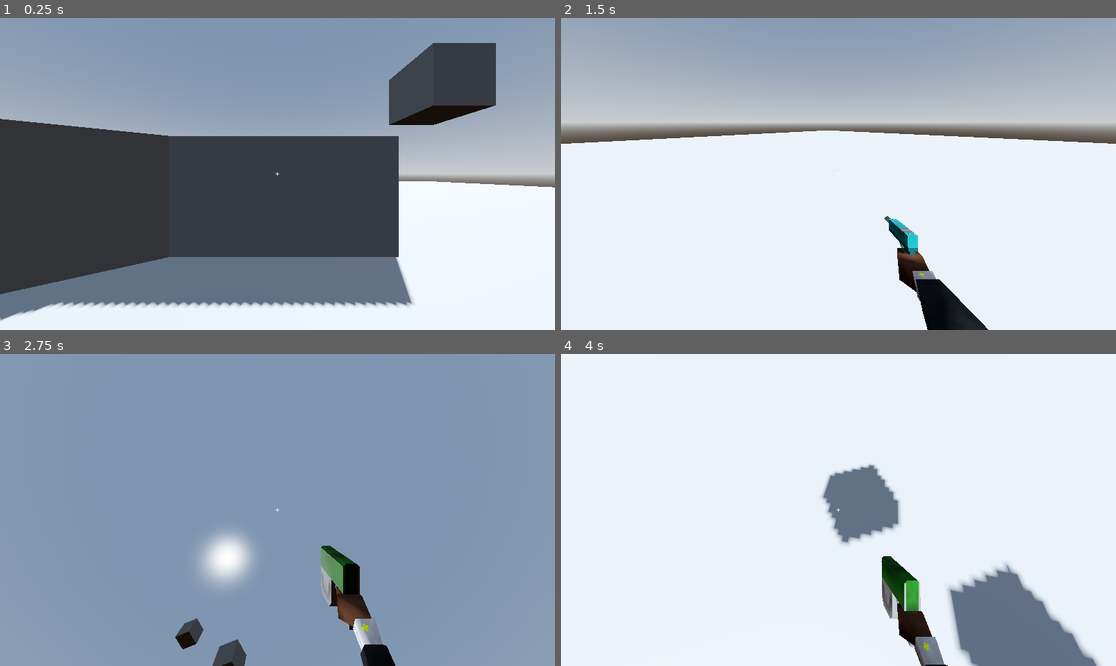
Above: before the commit, frames 1-4 (two rows, left to right).
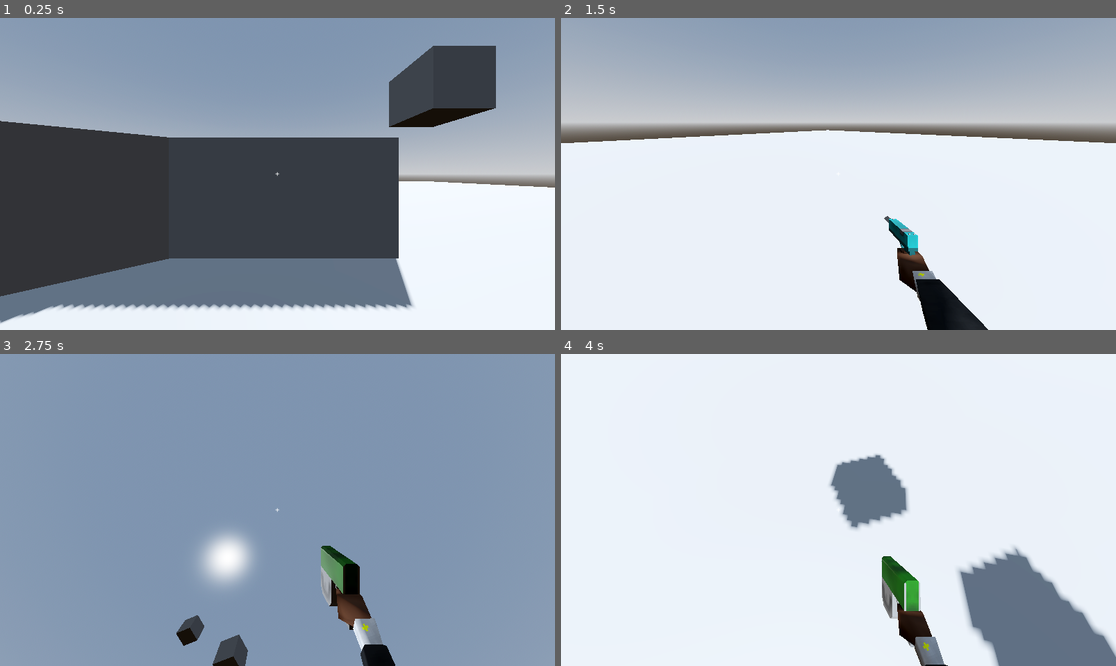
Above: after the commit, the same moments.

Repository: TheoLomeuBraga/kill-the-tower-boss
Game: Godot game, scene res://player/test_level.tscn
The game is run twice, just before and just after one commit, with the same random seed, the same clock (stepped at 60 frames per second) and the same inputs. The project has no main scene, so this scene is started directly.
Inputs (mouse positions are in pixels of both pictures, inside the frame that each line leads up to):
- Up to frame 1 (0.25 s): no input
- Up to frame 2 (1.5 s): move the mouse to (960, 158) at 0.52 s; press the mouse at (960, 158) at 0.53 s; hold D (right) 0.53-1.28 s; tap Space (jump) at 0.77 s; tap 1 (wepon_1) at 0.8, 1.35 s; move the mouse to (727, 189) at 1.27 s; release the mouse at (727, 189) at 1.28 s; hold S (back) from 1.28 s (still down)
- Up to frame 3 (2.75 s): tap Space (jump) at 1.52 s; tap 2 (wepon_2) at 1.55, 2.1 s; move the mouse to (333, 441) at 2.02 s; release S (back) at 2.03 s; hold D (right) from 2.03 s (still down); tap 3 (wepon_3) at 2.3 s
- Up to frame 4 (4 s): move the mouse to (810, 572) at 2.77 s; tap 3 (wepon_3) at 2.85 s; tap Space (jump) at 3.02, 3.77 s; tap 4 (wepon_4) at 3.05, 3.6 s; move the mouse to (1005, 556) at 3.52 s; release D (right) at 3.53 s; hold A (left) from 3.53 s (still down); tap 5 (wepon_5) at 3.8 s

The runs differ from the first frame. In frame 1, 2.3% of the frame differs, in the area x 0-100%, y 8-98%; in frame 2, 0.1%; in frame 3, 0.3%; in frame 4, 5.9%, in the area x 46-100%, y 32-100%.

Commit message:
add test dumy

Diff:
--- /dev/null
+++ b/enemys/test_dumy/test_dumy.gd
@@ -0,0 +1,6 @@
+extends CharacterBody3D
+class_name TestDumy
+
+func recive_damage(damage : int) -> void:
+	$Label3D.text = str(damage)
+	$Label3D.modulate = Color.RED
--- /dev/null
+++ b/enemys/test_dumy/test_dumy.tscn
@@ -0,0 +1,53 @@
+[gd_scene format=3 uid="uid://bm6p8wr7dadkh"]
+
+[ext_resource type="PackedScene" uid="uid://bxswmx2s7odpf" path="res://enemys/test_dumy/test_dumy.glb" id="1_dv2w2"]
+[ext_resource type="Script" uid="uid://u7trxdlheisb" path="res://scripts/stats.gd" id="1_ec0n2"]
+[ext_resource type="Script" uid="uid://0kuh1v4sq7fx" path="res://enemys/test_dumy/test_dumy.gd" id="1_gx2jf"]
+
+[sub_resource type="CapsuleShape3D" id="CapsuleShape3D_ec0n2"]
+radius = 0.23291016
+height = 0.810791
+
+[sub_resource type="CylinderShape3D" id="CylinderShape3D_dv2w2"]
+height = 0.65093994
+radius = 0.06689453
+
+[sub_resource type="CylinderShape3D" id="CylinderShape3D_gx2jf"]
+height = 0.1857605
+radius = 0.52490234
+
+[sub_resource type="SphereShape3D" id="SphereShape3D_7utr6"]
+radius = 0.20344642
+
+[node name="TestDumy" type="CharacterBody3D" unique_id=1462727494]
+script = ExtResource("1_gx2jf")
+
+[node name="test_dumy" parent="." unique_id=409390310 instance=ExtResource("1_dv2w2")]
+transform = Transform3D(1, 0, 0, 0, 1, 0, 0, 0, 1, 0, -1, 0)
+
+[node name="torso_col" type="CollisionShape3D" parent="." unique_id=1537930794]
+transform = Transform3D(1, 0, 0, 0, 1, 0, 0, 0, 1, 0, 0.023814917, 0)
+shape = SubResource("CapsuleShape3D_ec0n2")
+
+[node name="legs_col" type="CollisionShape3D" parent="." unique_id=194644593]
+transform = Transform3D(1, 0, 0, 0, 1, 0, 0, 0, 1, 0, -0.67453, 0)
+shape = SubResource("CylinderShape3D_dv2w2")
+
+[node name="legs_col2" type="CollisionShape3D" parent="." unique_id=1888252745]
+transform = Transform3D(1, 0, 0, 0, 1, 0, 0, 0, 1, 0, -0.99342954, 0)
+shape = SubResource("CylinderShape3D_gx2jf")
+
+[node name="head_col" type="CollisionShape3D" parent="." unique_id=289195537]
+transform = Transform3D(1, 0, 0, 0, 1, 0, 0, 0, 1, 0, 0.6141288, 0)
+shape = SubResource("SphereShape3D_7utr6")
+
+[node name="Label3D" type="Label3D" parent="." unique_id=1592606525]
+transform = Transform3D(1, 0, 0, 0, 1, 0, 0, 0, 1, 0, 1, 0)
+billboard = 1
+text = "hello"
+
+[node name="Stats" type="Node" parent="." unique_id=176740351]
+script = ExtResource("1_ec0n2")
+metadata/_custom_type_script = "uid://u7trxdlheisb"
+
+[connection signal="damaged" from="Stats" to="." method="recive_damage"]
--- a/player/gun_control.gd
+++ b/player/gun_control.gd
@@ -26,7 +26,9 @@
 	else:
 		var projectile : ProjectBehavior = ProjectBehavior.new()
 		add_child(projectile)
-		projectile.global_position = player_model.gun.muzle.global_position
+		#projectile.global_position = player_model.gun.muzle.global_position
+		projectile.global_position = camera.global_position
+		projectile.muzle_position = player_model.gun.muzle.global_position
 		if target_raycast.is_colliding():
 			projectile.look_at(target_raycast.get_collision_point())
 		else:
--- a/player/player.tscn
+++ b/player/player.tscn
@@ -74,6 +74,8 @@
 inventory = Array[ExtResource("3_qjkh3")]([SubResource("Resource_rgyib"), SubResource("Resource_hg6s5")])
 target_raycast = NodePath("../RayCast3D")
 
+[node name="GunSound" type="AudioStreamPlayer" parent="Camera3D/GunControl" unique_id=1343777989]
+
 [node name="HUD" type="Control" parent="." unique_id=627942019]
 layout_mode = 3
 anchors_preset = 15
--- a/player/player_model/player_model.gd
+++ b/player/player_model/player_model.gd
@@ -47,7 +47,7 @@
 		drop_wepon_tween = create_tween()
 		drop_wepon_tween.tween_property(gun_animations, "drop_wepon_estate", 0.0, 0.5)
 
-		await get_tree().create_timer(0.1).timeout
+		await get_tree().process_frame
 		gun.visible = true
 		arms.visible = true
 
--- a/player/test_level.tscn
+++ b/player/test_level.tscn
@@ -1,6 +1,7 @@
 [gd_scene format=3 uid="uid://bnyv171ibdwx3"]
 
 [ext_resource type="PackedScene" uid="uid://cmovbyta1eiev" path="res://player/player.tscn" id="1_o7vyq"]
+[ext_resource type="PackedScene" uid="uid://bm6p8wr7dadkh" path="res://enemys/test_dumy/test_dumy.tscn" id="2_3ala8"]
 
 [sub_resource type="ProceduralSkyMaterial" id="ProceduralSkyMaterial_3ala8"]
 sky_horizon_color = Color(0.66224277, 0.6717428, 0.6867428, 1)
@@ -29,6 +30,9 @@
 
 [node name="WorldEnvironment" type="WorldEnvironment" parent="." unique_id=1713908811]
 environment = SubResource("Environment_b2evb")
+
+[node name="TestDymy" parent="." unique_id=1462727494 instance=ExtResource("2_3ala8")]
+transform = Transform3D(1, 0, 0, 0, 1, 0, 0, 0, 1, -4, 1, 0)
 
 [node name="CSGCombiner3D" type="CSGCombiner3D" parent="." unique_id=910861654]
 use_collision = true
--- a/project.godot
+++ b/project.godot
@@ -113,6 +113,7 @@
 
 [physics]
 
+common/physics_ticks_per_second=80
 3d/physics_engine="Jolt Physics"
 
 [rendering]
--- a/scripts/gun_info.gd
+++ b/scripts/gun_info.gd
@@ -11,3 +11,5 @@
 @export var spread : float = 0.2
 
 @export var projectile_info : ProjectileInfo = ProjectileInfo.new()
+
+@export var shot_sound : AudioStream
--- a/scripts/project_behavior.gd
+++ b/scripts/project_behavior.gd
@@ -9,27 +9,67 @@
 
 var progression : float = 0.0
 
+var muzle_position : Vector3
+
+
 func start() -> void:
+
+
 	model = MeshInstance3D.new()
 	model.mesh = data.mesh
 	add_child(model)
 
+
+
+
+
 	if data.speed < 0.0:
 		pass
 	else:
-		pass
+		shape = ShapeCast3D.new()
+		add_child(shape)
+		shape.shape = SphereShape3D.new()
+		shape.shape.radius = data.radius
+
+		model.global_position = muzle_position
+
+func get_stats_from_node(node : Node) -> Stats:
+
+	for n : Node in node.get_children():
+		if n is Stats:
+			return n
+
+	return null
 
 func check_colision() -> void:
 	if data.speed < 0.0:
 		pass
 	else:
-		pass
+		for i : int in shape.get_collision_count():
+			var stats : Stats = get_stats_from_node(shape.get_collider(i))
+			if stats != null:
+				if data.faction != stats.faction:
+					stats.health -= data.damage
+					queue_free()
+					break
+				else:
+					continue
+			else:
+				queue_free()
 
 func _physics_process(delta: float) -> void:
 	if data.speed < 0.0:
 		pass
 	else:
-		model.position.z -= data.speed * delta
+		shape.position.z -= data.speed * delta
+
+		check_colision()
 
 		if data.range < model.position.length():
 			queue_free()
+
+func _process(delta: float) -> void:
+	if data.speed < 0.0:
+		pass
+	else:
+		model.position = model.position.move_toward(shape.position,delta * data.speed)
--- a/scripts/projectile_info.gd
+++ b/scripts/projectile_info.gd
@@ -1,9 +1,9 @@
 extends Resource
 class_name ProjectileInfo
 
-@export var damage : int = 100
+@export var damage : int = 1
 @export var speed : float = -1
 @export var range : float = 10.0
 @export var faction : GlobalEnums.Faction
 @export var mesh : Mesh
-@export var shape_size : float = 0.1
+@export var radius : float = 0.1
--- a/scripts/stats.gd
+++ b/scripts/stats.gd
@@ -16,12 +16,11 @@
 
 		var new_health : int = clamp(value,0,max_health)
 
-		if new_health > health:
-			damaged.emit(abs(new_health - health))
-		elif new_health < health:
-			healed.emit(abs(new_health - health))
+		if new_health < health:
+			damaged.emit(abs(value - health))
+		elif new_health > health:
+			healed.emit(abs(value - health))
 		if new_health == 0:
 			dead.emit()
 
-
 		health = new_health
Not shown, added: enemys/test_dumy/test_dumy.gd.uid
Binary file added: enemys/test_dumy/test_dumy.glb
Not shown, added: enemys/test_dumy/test_dumy.glb.import
Not shown, added: enemys/test_dumy/test_dumy.blend
Not shown, added: enemys/test_dumy/test_dumy.blend1
